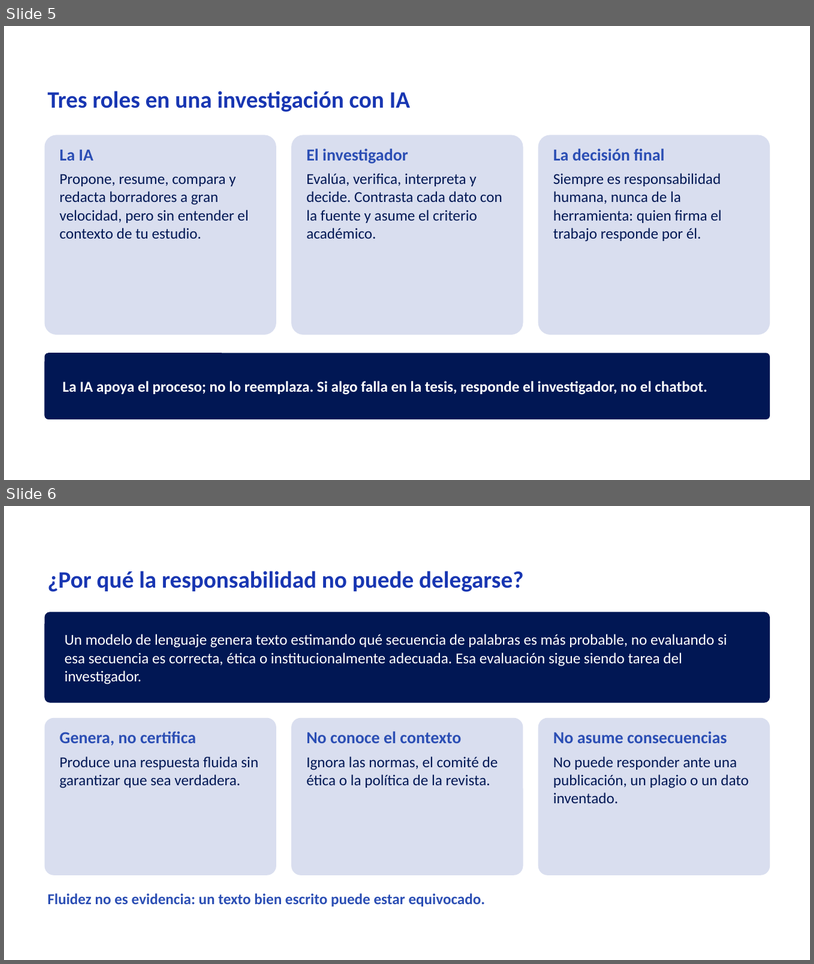
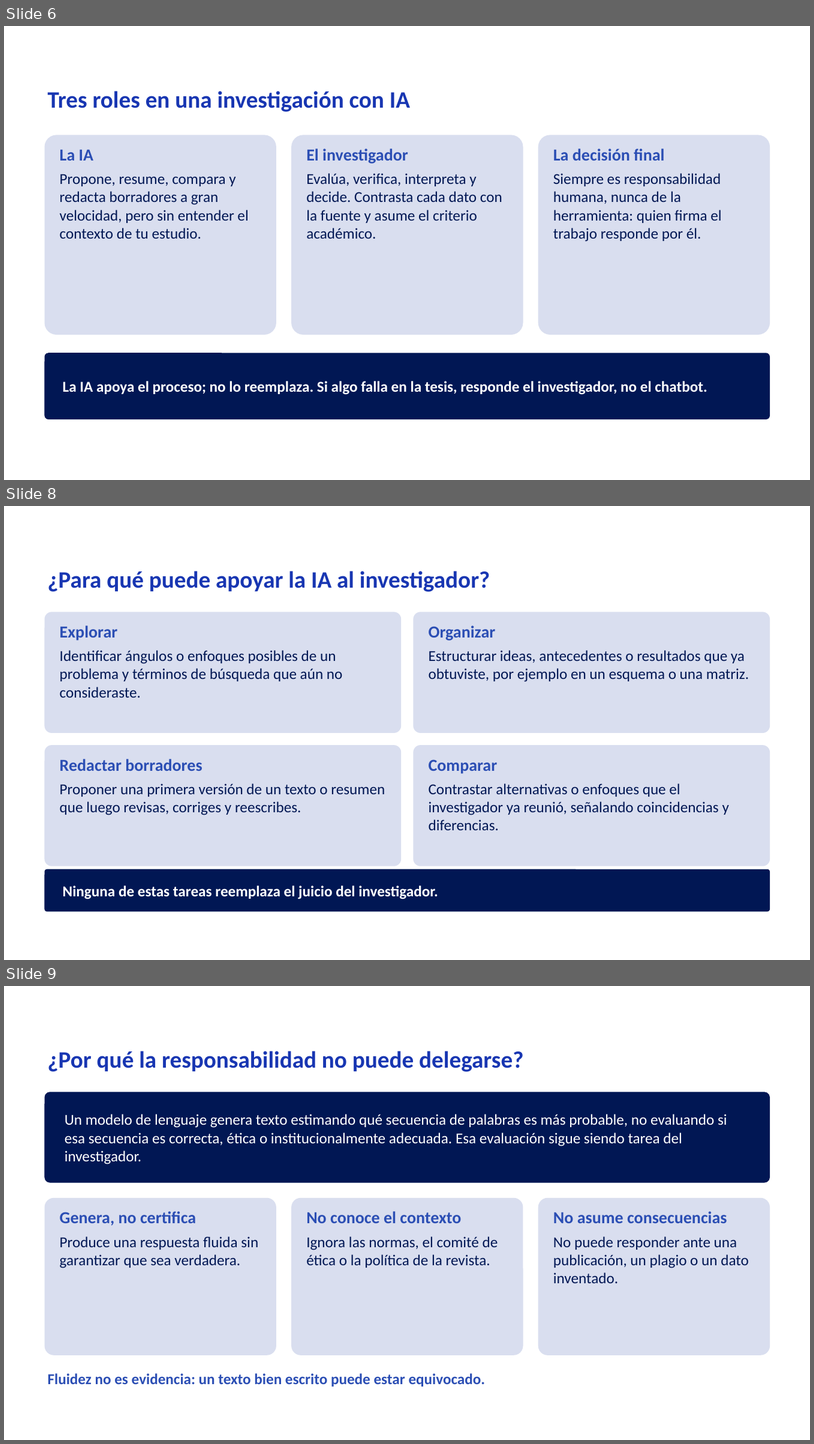
Before and after one commit to Rociosayan/analitica-empresarial-integrada, a slide deck: Sesion_03_mejorada.pptx. Shown one above the other, each under a label of ours: slides 5 and 6 before the commit, slides 6, 8 and 9 after it; the slides between them are not shown. The pictures are 814x964 and 814x1444 pixels, drawn with LibreOffice and Linux fonts; fonts in the diff are those of the drawing; background and template pictures are left out. Boxes give left, top, right and bottom in pixels: in the first picture for what was removed or moved away, otherwise in the second. Text is boxed around its words. In the diff, an @@ line names an element or a change of style, - is before the commit and + after.

```diff
--- a/Sesion_03_mejorada.pptx
+++ b/Sesion_03_mejorada.pptx
@@ slide 8 added at [4, 506, 810, 960], background picture (left out) @@
@@ text added at [48, 571, 490, 592], 28 pt, text #1836B2, bold @@
+¿Para qué puede apoyar la IA al investigador?
@@ rounded rectangle added at [45, 612, 401, 733], fill #D9DEEF @@
@@ rounded rectangle added at [414, 612, 770, 733], fill #D9DEEF @@
@@ text added at [60, 625, 343, 697], 18 pt, text #011754 @@
+Explorar
+Identificar ángulos o enfoques posibles de un problema y términos de búsqueda que aún no consideraste.
@@ text added at [429, 625, 749, 682], 18 pt, text #011754 @@
+Organizar
+Estructurar ideas, antecedentes o resultados que ya obtuviste, por ejemplo en un esquema o una matriz.
@@ rounded rectangle added at [45, 745, 401, 866], fill #D9DEEF @@
@@ rounded rectangle added at [414, 745, 770, 866], fill #D9DEEF @@
@@ text added at [60, 759, 385, 815], 18 pt, text #011754 @@
+Redactar borradores
+Proponer una primera versión de un texto o resumen que luego revisas, corriges y reescribes.
@@ text added at [429, 759, 729, 830], 18 pt, text #011754 @@
+Comparar
+Contrastar alternativas o enfoques que el investigador ya reunió, señalando coincidencias y diferencias.
@@ rounded rectangle added at [45, 869, 770, 912], fill #011754 @@
@@ text added at [63, 885, 438, 899], 18 pt, text #FFFFFF, bold @@
+Ninguna de estas tareas reemplaza el juicio del investigador.
@@ what was slide 5 is now slide 6 @@
@@ what was slide 6 is now slide 9 @@
```
Also in this commit, not shown: 1 slide changed, 12 other slides added, 1 slide removed, 1 other file.
